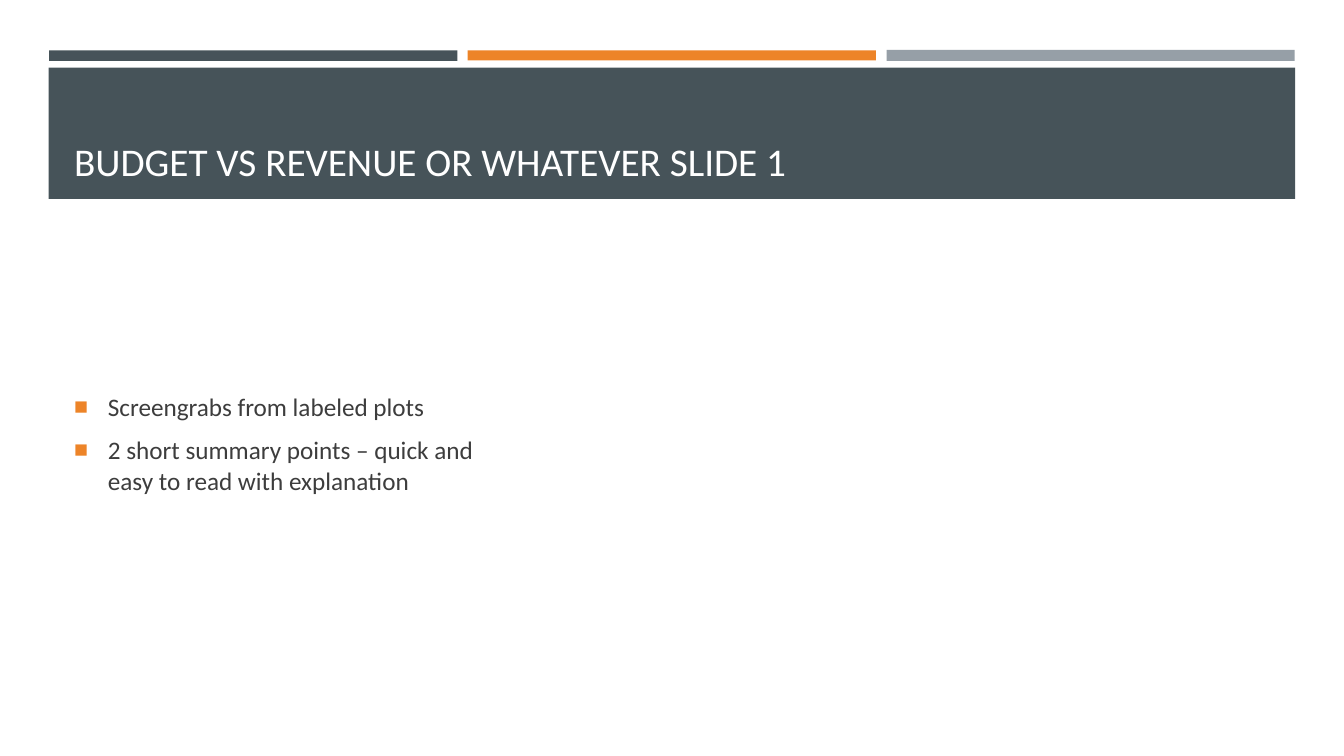
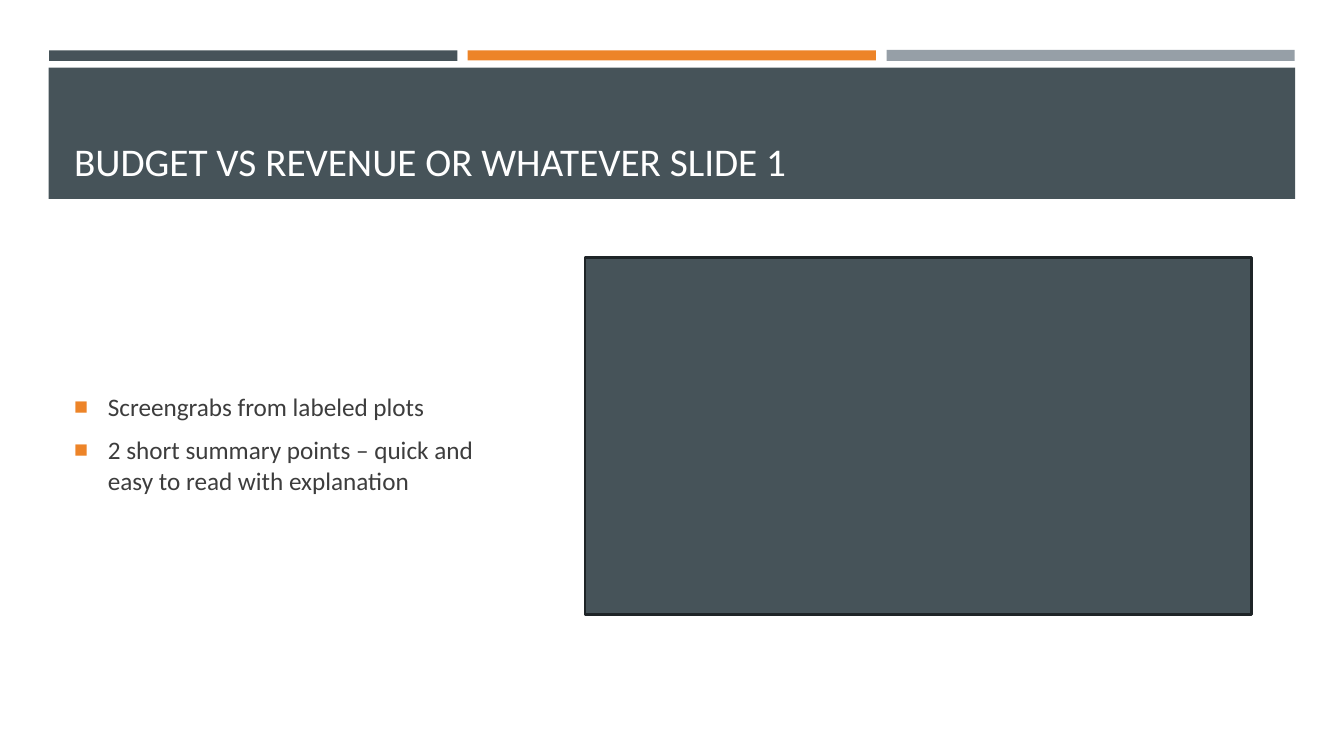
Before and after one commit to Robotrousers/Group1Proj1, a slide deck: slide 6 of MoMoviesPrez.pptx. Drawn at 1344x756 pixels with LibreOffice and Linux fonts; fonts in the diff are those of the drawing. Boxes give left, top, right and bottom in pixels: in the first picture for what was removed or moved away, otherwise in the second. Text is boxed around its words. In the diff, an @@ line names an element or a change of style, - is before the commit and + after.

```diff
--- a/MoMoviesPrez.pptx
+++ b/MoMoviesPrez.pptx
@@ rectangle added at (586,258,1252,615), fill #465359, outline #1F2427 1.75 pt @@
```
Also in this commit, not shown: 1 other slide changed.
